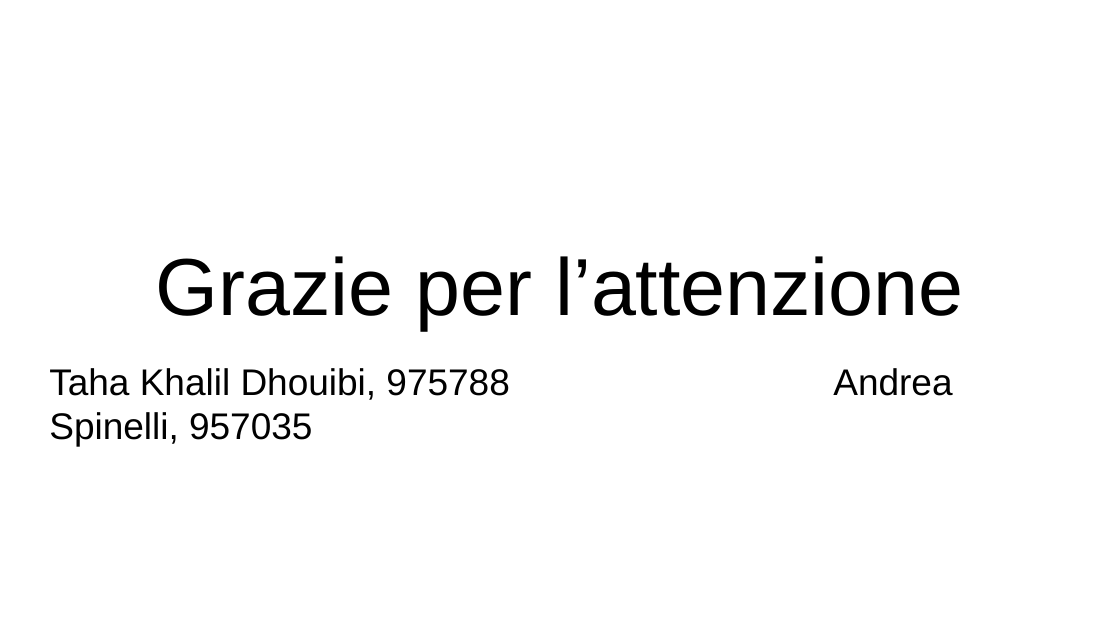
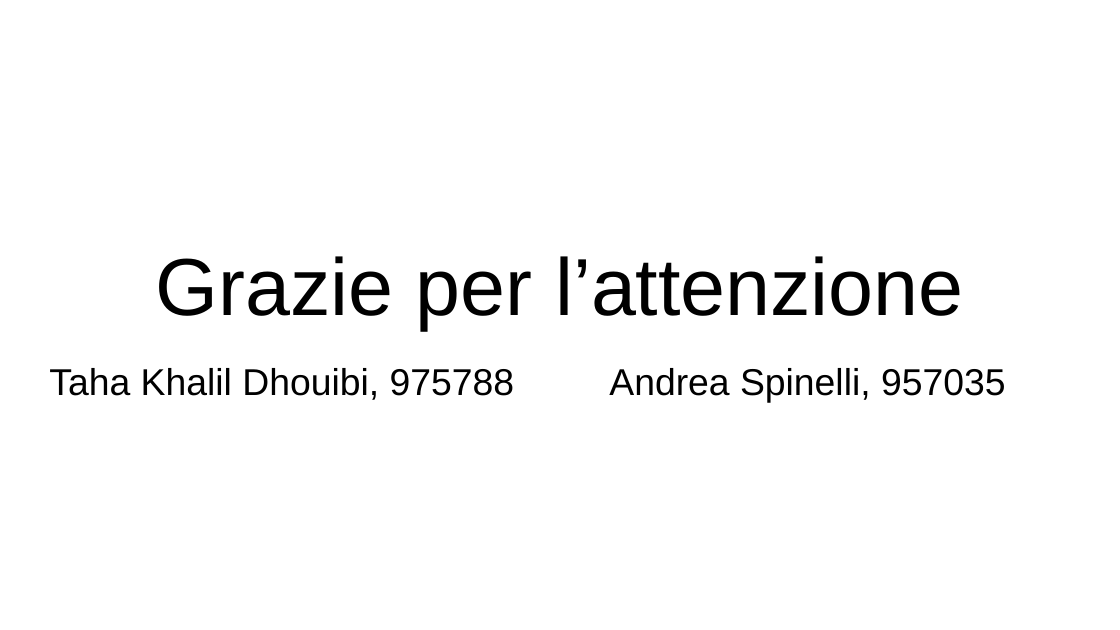
Before and after one commit to tahakhalil/MdP, a slide deck: slide 61 of Progetto Principi percezione.pptx. Drawn at 1120x630 pixels with LibreOffice and Linux fonts; fonts in the diff are those of the drawing. Boxes give left, top, right and bottom in pixels: in the first picture for what was removed or moved away, otherwise in the second. Text is boxed around its words. In the diff, an @@ line names an element or a change of style, - is before the commit and + after.

```diff
--- a/Progetto Principi percezione.pptx
+++ b/Progetto Principi percezione.pptx
@@ subtitle "Taha Khalil Dhouibi, 975788 Andrea ..." at [49,368,1006,403]: size 23.8 to 24 pt @@
```
Also in this commit, not shown: 1 other slide changed.
